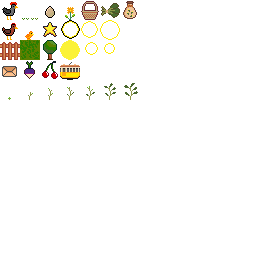
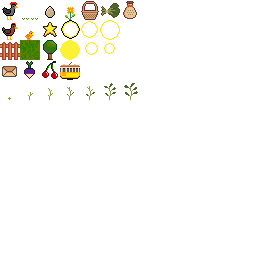
Layer changes from the first 256 × 256 image to the second:
painted on "Paint Layer 1" over [left=127, top=9, right=134, bottom=17]
